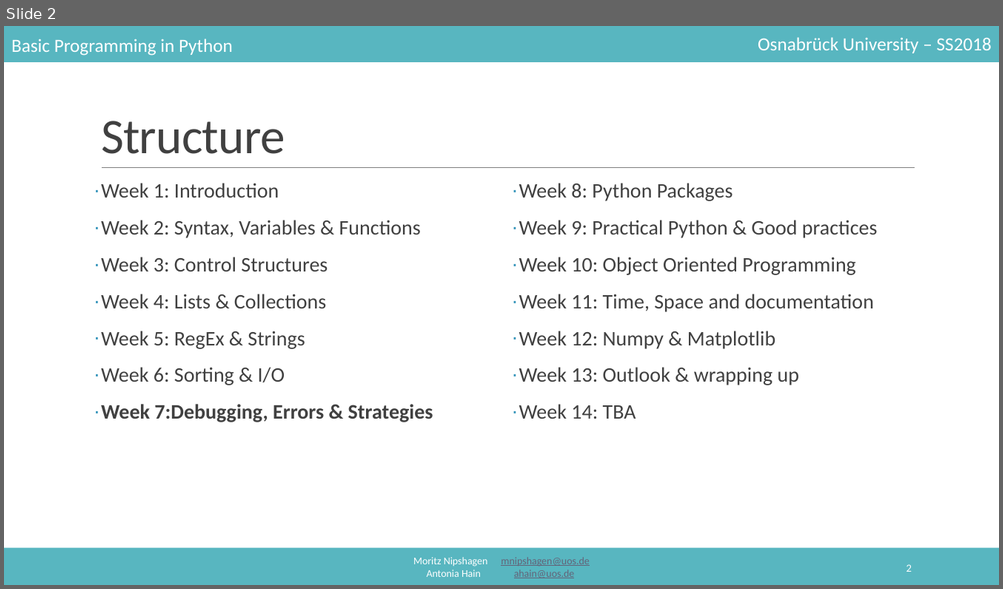
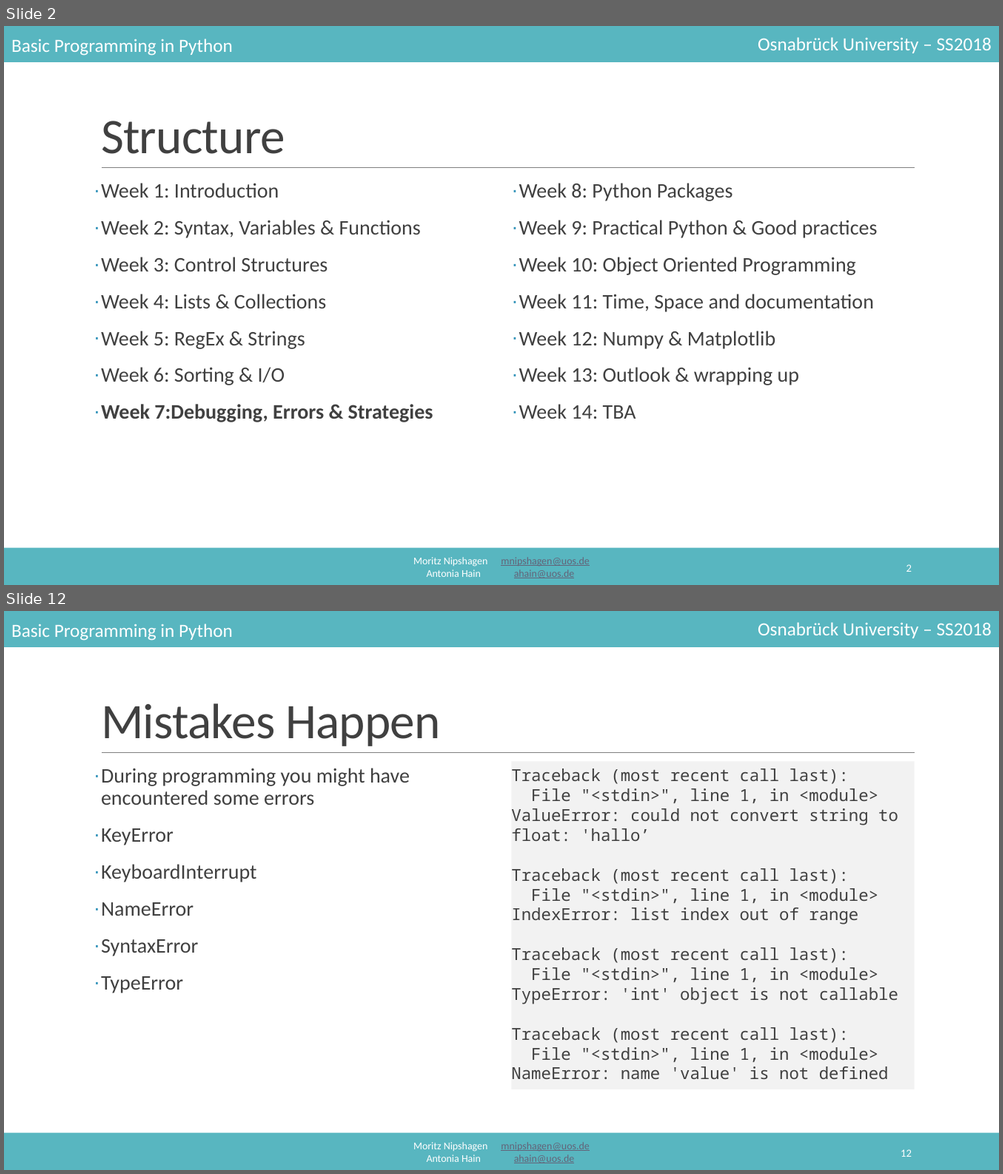
Before and after one commit to mnipshagen/monty, a slide deck: 2018/07/07_Debugging_errors_and_strategies.pptx. Shown one above the other, each under a label of ours: slide 2 before the commit, slides 2 and 12 after it; the slides between them are not shown. The pictures are 1003x589 and 1003x1174 pixels, drawn with LibreOffice and Linux fonts; fonts in the diff are those of the drawing. Boxes give left, top, right and bottom in pixels: in the first picture for what was removed or moved away, otherwise in the second. Text is boxed around its words. In the diff, an @@ line names an element or a change of style, - is before the commit and + after.

```diff
--- a/2018/07/07_Debugging_errors_and_strategies.pptx
+++ b/2018/07/07_Debugging_errors_and_strategies.pptx
@@ slide 12 added at (x1=4, y1=611, x2=999, y2=1170), background #FFFFFF; not listed: 6 template elements that a slide beside it also shows @@
@@ title added at (x1=101, y1=703, x2=441, y2=746), 48 pt, text #404040 @@
+Mistakes Happen
@@ text added at (x1=512, y1=762, x2=914, y2=1090), fill #F2F2F2, 16 pt, text #404040 @@
+Traceback (most recent call last):
+File "<stdin>", line 1, in <module>
+ValueError: could not convert string to float: 'hallo’
+Traceback (most recent call last):
+File "<stdin>", line 1, in <module>
+IndexError: list index out of range
+Traceback (most recent call last):
+File "<stdin>", line 1, in <module>
+TypeError: 'int' object is not callable
+Traceback (most recent call last):
+File "<stdin>", line 1, in <module>
+NameError: name 'value' is not defined
@@ text added at (x1=101, y1=768, x2=410, y2=994), 20 pt, text #404040 @@
+· During programming you might have encountered some errors
+· KeyError
+· KeyboardInterrupt
+· NameError
+· SyntaxError
+· TypeError
@@ page number added at (x1=900, y1=1150, x2=911, y2=1157), 10.5 pt, text #FFFFFF @@
+12
```
Also in this commit, not shown: 1 slide changed, 77 other slides added, 9 other files.
